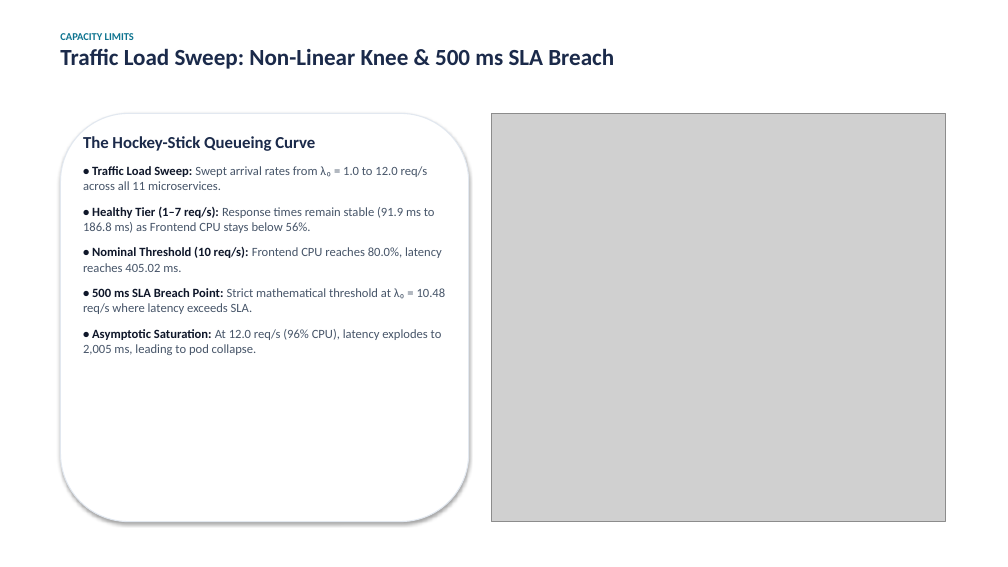
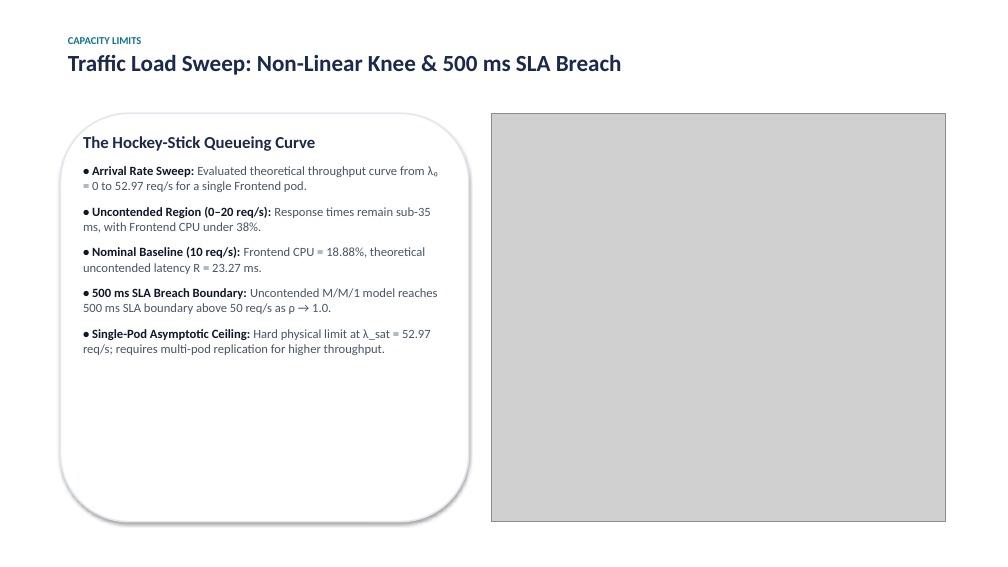
Before and after one commit to Silvio777-hub/Analytical-QN-LQN-Model-of-a-Microservice-Application, a slide deck: slide 8 of SPE_2025-26_Final_Presentation_Janneh_Silvio.pptx. Drawn at 1008x567 pixels with LibreOffice and Linux fonts; fonts in the diff are those of the drawing; grey boxes stand for pictures. Boxes give left, top, right and bottom in pixels: in the first picture for what was removed or moved away, otherwise in the second. Text is boxed around its words. In the diff, an @@ line names an element or a change of style, - is before the commit and + after.

```diff
--- a/SPE_2025-26_Final_Presentation_Janneh_Silvio.pptx
+++ b/SPE_2025-26_Final_Presentation_Janneh_Silvio.pptx
@@ text at (68, 54, 622, 75): more space between paragraphs @@
@@ rounded rectangle at (60, 113, 469, 522): outline #E2E8F0 1 pt to #E2E8F0 1.5 pt @@
@@ text at (83, 166, 439, 355): text changed @@
-• Traffic Load Sweep: Swept arrival rates from λ₀ = 1.0 to 12.0 req/s across all 11 microservices.
-• Healthy Tier (1–7 req/s): Response times remain stable (91.9 ms to 186.8 ms) as Frontend CPU stays below 56%.
-• Nominal Threshold (10 req/s): Frontend CPU reaches 80.0%, latency reaches 405.02 ms.
-• 500 ms SLA Breach Point: Strict mathematical threshold at λ₀ = 10.48 req/s where latency exceeds SLA.
-• Asymptotic Saturation: At 12.0 req/s (96% CPU), latency explodes to 2,005 ms, leading to pod collapse.
+• Arrival Rate Sweep: Evaluated theoretical throughput curve from λ₀ = 0 to 52.97 req/s for a single Frontend pod.
+• Uncontended Region (0–20 req/s): Response times remain sub-35 ms, with Frontend CPU under 38%.
+• Nominal Baseline (10 req/s): Frontend CPU = 18.88%, theoretical uncontended latency R = 23.27 ms.
+• 500 ms SLA Breach Boundary: Uncontended M/M/1 model reaches 500 ms SLA boundary above 50 req/s as ρ → 1.0.
+• Single-Pod Asymptotic Ceiling: Hard physical limit at λ_sat = 52.97 req/s; requires multi-pod replication for higher throughput.
```
Also in this commit, not shown: 12 other slides changed, 1 other file.
